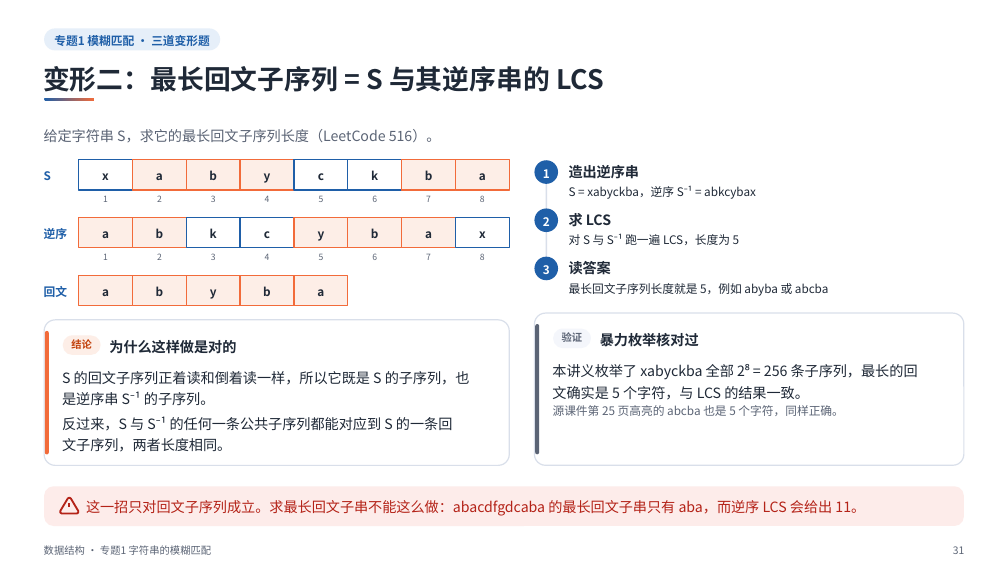
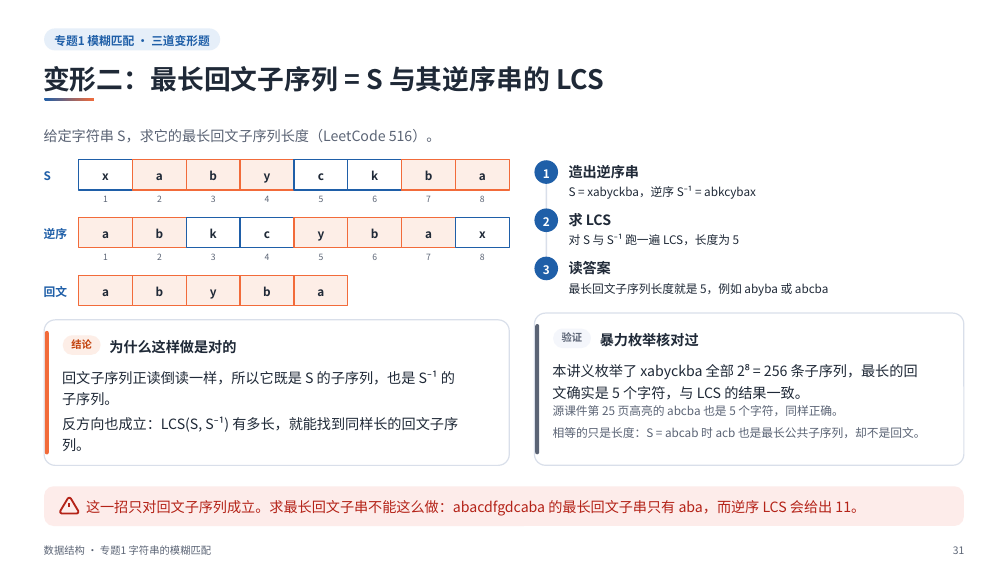
Before and after one commit to sweetcornna/JLU-remake, a slide deck: slide 31 of 大二上/数据结构/重制版PPT/专题1 字符串的模糊匹配（重制版）.pptx. Drawn at 1008x567 pixels with LibreOffice and Linux fonts; fonts in the diff are those of the drawing. Boxes give left, top, right and bottom in pixels: in the first picture for what was removed or moved away, otherwise in the second. Text is boxed around its words. In the diff, an @@ line names an element or a change of style, - is before the commit and + after.

Commit message:
数据结构专题1 字符串模糊匹配逐页复核
35 页逐页看过。改正了朴素匹配的复杂度（应为 O(nm)）、FOOD 到 MONEY 回溯方案与程序输出不符的说法、LCS 与逆串的回文误判等十来处，第 4、9、11、25 页补了例子和易错卡。

```diff
--- a/大二上/数据结构/重制版PPT/专题1 字符串的模糊匹配（重制版）.pptx
+++ b/大二上/数据结构/重制版PPT/专题1 字符串的模糊匹配（重制版）.pptx
@@ text at [62, 370, 455, 405]: text changed @@
-S 的回文子序列正着读和倒着读一样，所以它既是 S 的子序列，也
-是逆序串 S⁻¹ 的子序列。
+回文子序列正读倒读一样，所以它既是 S 的子序列，也是 S⁻¹ 的
+子序列。
@@ text at [62, 416, 458, 451]: text changed @@
-反过来，S 与 S⁻¹ 的任何一条公共子序列都能对应到 S 的一条回
-文子序列，两者长度相同。
+反方向也成立：LCS(S, S⁻¹) 有多长，就能找到同样长的回文子序
+列。
@@ text added at [553, 427, 926, 438], 11.2 pt, text #5B6475 @@
+相等的只是长度：S = abcab 时 acb 也是最长公共子序列，却不是回文。
```
Also in this commit, not shown: 15 other slides changed.
